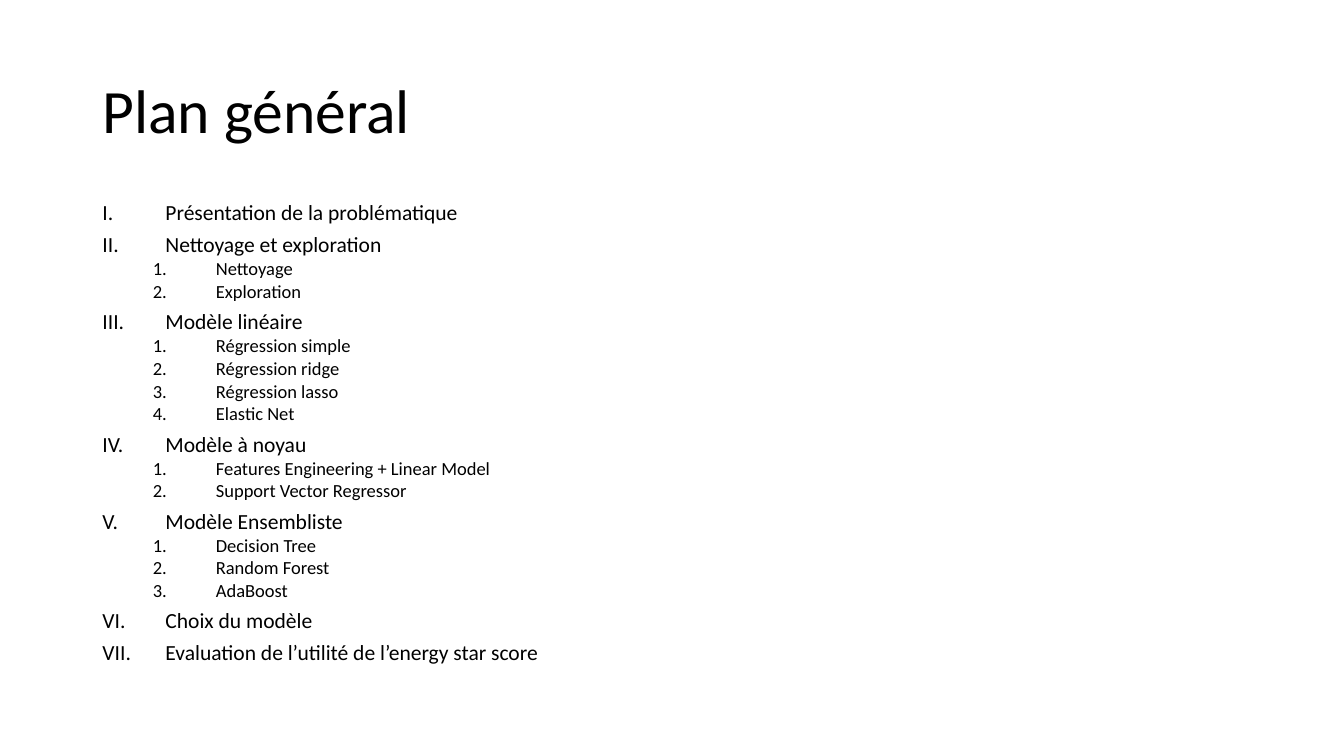
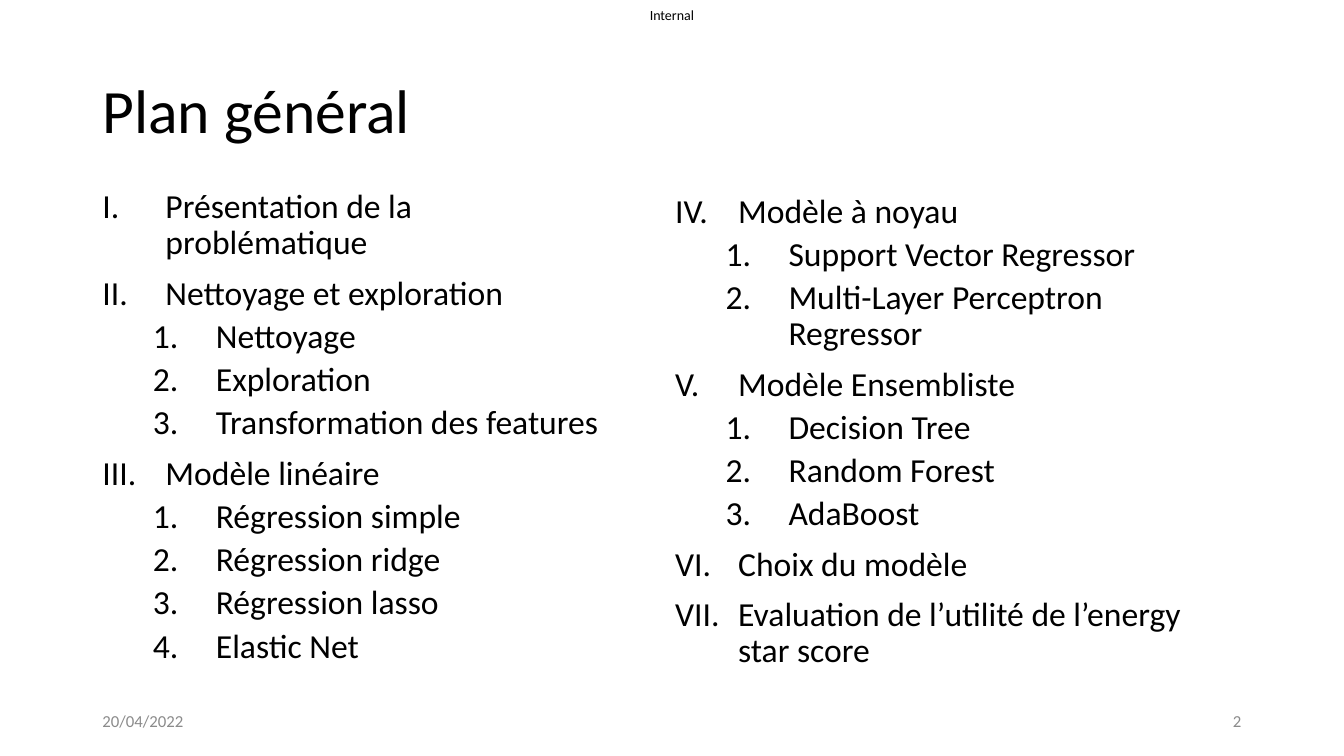
Before and after one commit to datanab/energy-consumption-prediction, a slide deck: slide 2 of Pélec_03_Presentation.pptx. Drawn at 1344x756 pixels with LibreOffice and Linux fonts; fonts in the diff are those of the drawing. Boxes give left, top, right and bottom in pixels: in the first picture for what was removed or moved away, otherwise in the second. Text is boxed around its words. In the diff, an @@ line names an element or a change of style, - is before the commit and + after.

```diff
--- a/Pélec_03_Presentation.pptx
+++ b/Pélec_03_Presentation.pptx
@@ text added at (650, 10, 694, 20), 10 pt, text #000000 @@
+Internal
@@ text "Présentation de la problématique": place and size @@
-text "Présentation de la problématique" at (165, 205, 538, 664)
+text "Présentation de la problématique" at (165, 194, 598, 659)
@@ text at (165, 194, 503, 659): size 15.4 to 24 pt in "Présentation de la problématique", "Nettoyage et exploration", "Modèle linéaire"; size 13.2 to 24 pt in "Nettoyage", "Exploration", "Régression simple", "Régression ridge" and 2 more places; line spacing 0.7 to 0.9 @@
@@ text added at (738, 199, 1180, 663), 24 pt, text #000000 @@
+IV. Modèle à noyau
+  1. Support Vector Regressor
+  2. Multi-Layer Perceptron Regressor
+V. Modèle Ensembliste
+  1. Decision Tree
+  2. Random Forest
+  3. AdaBoost
+VI. Choix du modèle
+VII. Evaluation de l’utilité de l’energy star score
@@ text at (216, 410, 598, 435): paragraph added @@
+  3. Transformation des features
@@ text at (165, 437, 538, 664): paragraphs removed @@
-IV. Modèle à noyau
-  1. Features Engineering + Linear Model
-  2. Support Vector Regressor
-V. Modèle Ensembliste
-  1. Decision Tree
-  2. Random Forest
-  3. AdaBoost
-VI. Choix du modèle
-VII. Evaluation de l’utilité de l’energy star score
@@ text added at (102, 715, 183, 728), 12 pt, text #8C8C8C @@
+20/04/2022
@@ page number added at (1233, 716, 1241, 727), 12 pt, text #8C8C8C @@
+2
```
Also in this commit, not shown: 12 other slides changed, 48 slides added, 13 slides removed, 2 other files.
